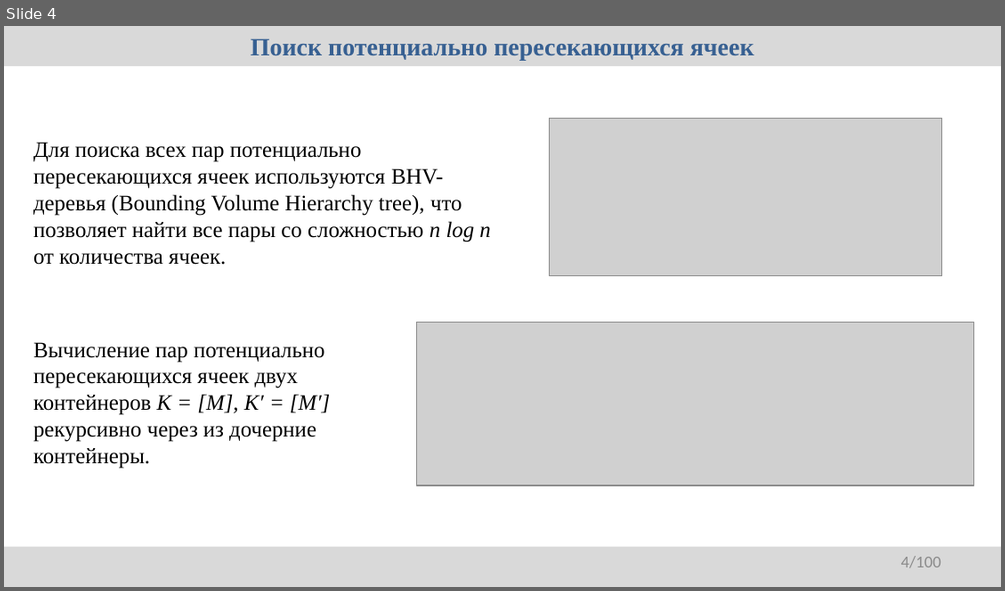
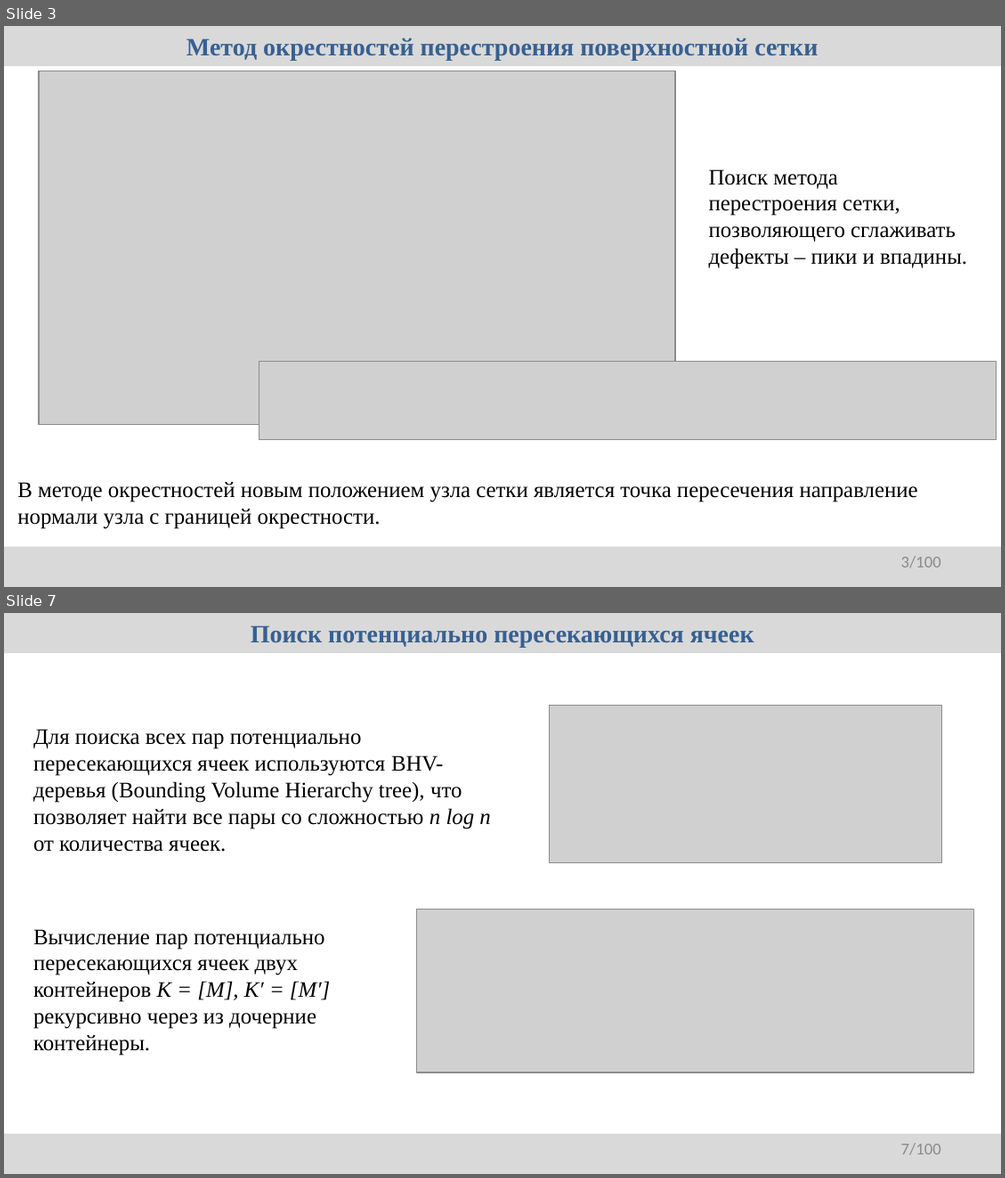
Before and after one commit to r-aax/phd, a slide deck: presentation/2025-10-20/rybakov.pptx. Shown one above the other, each under a label of ours: slide 4 before the commit, slides 3 and 7 after it; the slides between them are not shown. The pictures are 1005x591 and 1005x1178 pixels, drawn with LibreOffice and Linux fonts; fonts in the diff are those of the drawing; grey boxes stand for pictures. Boxes give left, top, right and bottom in pixels: in the first picture for what was removed or moved away, otherwise in the second. Text is boxed around its words. In the diff, an @@ line names an element or a change of style, - is before the commit and + after.

```diff
--- a/presentation/2025-10-20/rybakov.pptx
+++ b/presentation/2025-10-20/rybakov.pptx
@@ slide 3 added at box(4, 26, 1001, 587), background #FFFFFF @@
@@ rectangle added at box(4, 26, 1001, 66), fill #D9D9D9, 18 pt, text #376092, bold @@
+Метод окрестностей перестроения поверхностной сетки
@@ picture added at box(39, 70, 675, 424) @@
@@ text added at box(709, 169, 967, 269), 16 pt, text #000000 @@
+Поиск метода перестроения сетки, позволяющего сглаживать дефекты – пики и впадины.
@@ picture added at box(259, 361, 995, 440) @@
@@ text added at box(17, 482, 918, 529), 16 pt, text #000000 @@
+В методе окрестностей новым положением узла сетки является точка пересечения направление нормали узла с границей окрестности.
@@ rectangle added at box(4, 547, 1001, 586), fill #D9D9D9 @@
@@ page number added at box(901, 556, 941, 568), 12 pt, text #8C8C8C @@
+3/100
@@ what was slide 4 is now slide 7 @@
@@ page number at box(901, 1143, 941, 1155): text changed @@
-4/100
+7/100
```
Also in this commit, not shown: 4 slides changed, 2 other slides added, 4 other files.
